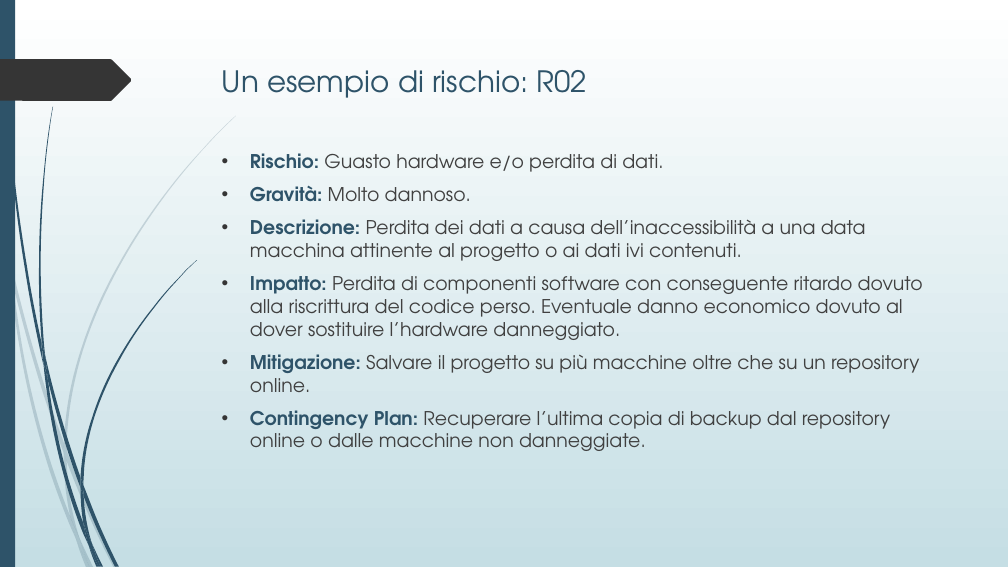
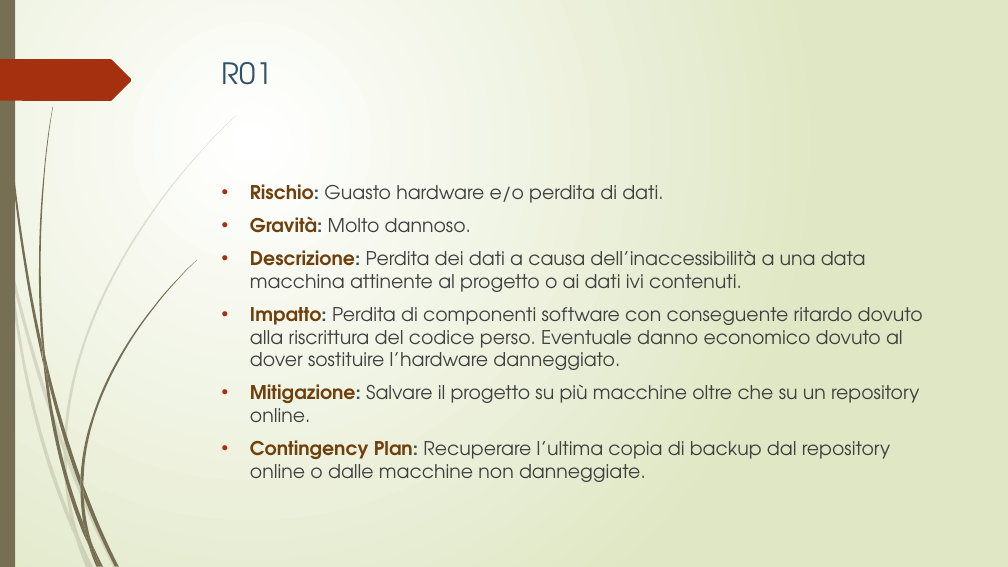
Before and after one commit to lpleo/Ingegneria_Software_2014, a slide deck: slide 4 of Slide/Slide Sparta.pptx. Drawn at 1008x567 pixels with LibreOffice and Linux fonts; fonts in the diff are those of the drawing. Boxes give left, top, right and bottom in pixels: in the first picture for what was removed or moved away, otherwise in the second. Text is boxed around its words. In the diff, an @@ line names an element or a change of style, - is before the commit and + after.

```diff
--- a/Slide/Slide Sparta.pptx
+++ b/Slide/Slide Sparta.pptx
@@ background gradient #FFFFFF to #C5DEE5 to gradient #FFFFFF to #DFE8C4 @@
@@ freeform shape at (x1=2, y1=0, x2=43, y2=364): fill #2E5369 to #766F54; outline redrawn @@
@@ freeform shape at (x1=0, y1=59, x2=132, y2=101): fill #353535 to #A53010 @@
@@ title removed at (x1=222, y1=70, x2=586, y2=98) @@
-Un esempio di rischio: R02
@@ title added at (x1=222, y1=62, x2=272, y2=85), 28 pt, text #2E5369 @@
+R01
@@ fill #2E5369 to #766F54 in 12 elements at (x1=45, y1=357, x2=80, y2=488), (x1=83, y1=485, x2=119, y2=566), (x1=43, y1=361, x2=88, y2=546), (x1=92, y1=544, x2=104, y2=567), (x1=42, y1=340, x2=48, y2=382), (x1=80, y1=260, x2=197, y2=485), (x1=88, y1=546, x2=98, y2=567), (x1=80, y1=488, x2=91, y2=544), (x1=80, y1=477, x2=83, y2=496), (x1=83, y1=523, x2=101, y2=566), (x1=0, y1=0, x2=15, y2=567), (x1=39, y1=107, x2=53, y2=357) @@
@@ text "Rischio: Guasto hardware e/o perdita ..." moved from (x1=250, y1=153, x2=923, y2=451) to (x1=250, y1=184, x2=923, y2=482) @@
@@ text "Rischio: Guasto hardware e/o perdita ..." at (x1=250, y1=184, x2=923, y2=482): text colour #2E5369 to #6F3F0C in "Rischio:", "Gravità:", "Descrizione:", "Impatto:" and 2 more places; bullet colour #353535 to #A53010 @@
@@ fill #2E5369 at 20% opacity to #766F54 at 20% opacity in 10 elements at (x1=0, y1=213, x2=8, y2=265), (x1=11, y1=261, x2=64, y2=453), (x1=67, y1=451, x2=117, y2=567), (x1=79, y1=538, x2=94, y2=567), (x1=8, y1=265, x2=76, y2=540), (x1=64, y1=453, x2=79, y2=538), (x1=64, y1=116, x2=236, y2=451), (x1=76, y1=540, x2=90, y2=567), (x1=64, y1=443, x2=67, y2=461), (x1=70, y1=516, x2=90, y2=567) @@
```
Also in this commit, not shown: 12 other slides changed, 6 slides added, 6 slides removed, 3 other files.
